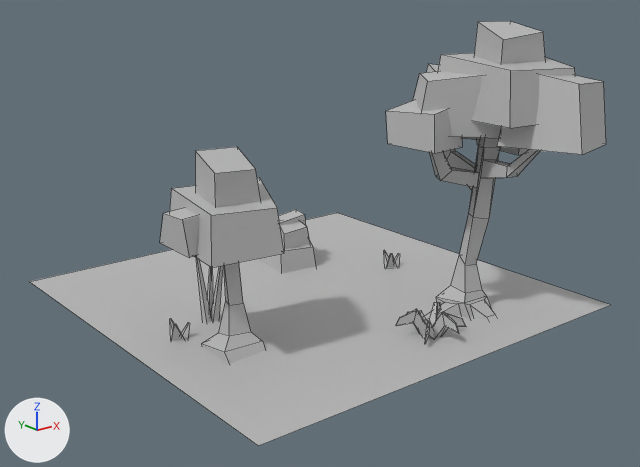
Two versions of the FBX model Fire/Assets/SimpleApocalypse/_Models/Environment/SA_Env_ForestTile_01.fbx, one commit apart.
The view is the same before and after, from a 50 mm camera at (-0.11, -0.162, 0.117) aimed at (0.072, 0.065, 0.026). Every picture has the same lights, and +X, +Y and +Z are marked at lower left. Mesh edges are drawn as thin lines. Where no turn or scale is listed for an object, it has been applied to the vertices.

Objects in the first picture: 'SA_Env_ForestTile_01'.
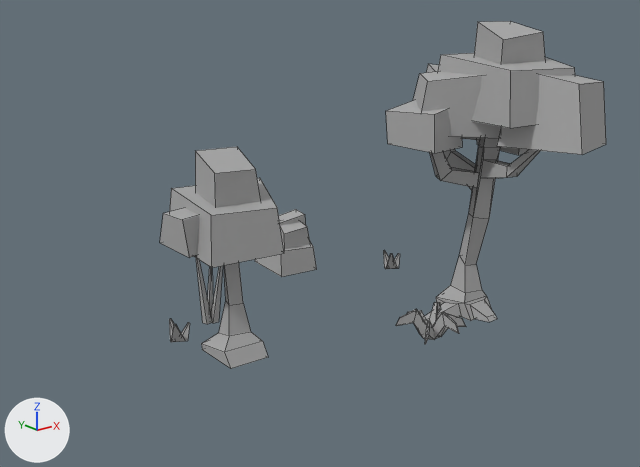
The newer file is also rescaled (x0.1) as a whole; pictures and numbers use the older file's frame.

Location of each change, (x1, y1, x2, y2) in pixels of the pictures (640 x 467 px):
```json
{"object": "SA_Env_ForestTile_01", "change": "reshaped", "before": [29, 21, 610, 446], "after": [160, 21, 606, 369], "on screen": "23% narrower, 18% shorter"}
{"part": 1, "of": "me_mesh", "change": "deleted", "before": [29, 213, 610, 446]}
```

Scene script edits in JSON lines:
```json
{"block": "me_mesh", "where": "me_mesh.from_pydata(...)  # 356 vertices, 285 faces; spans x 0.0..0.15, y -0.009..0.15, z -0.002..0.096"}
{"block": "me_mesh", "where": "# used by ob_sa_env_foresttile_01; location = (0.0, 0.0, 0.0)"}
{"block": "me_mesh", "change": "me_mesh part 1: the loose piece of 4 vertices spanning x 0.0..0.15, y 0.0..0.15, z 0.0 is deleted"}
```
